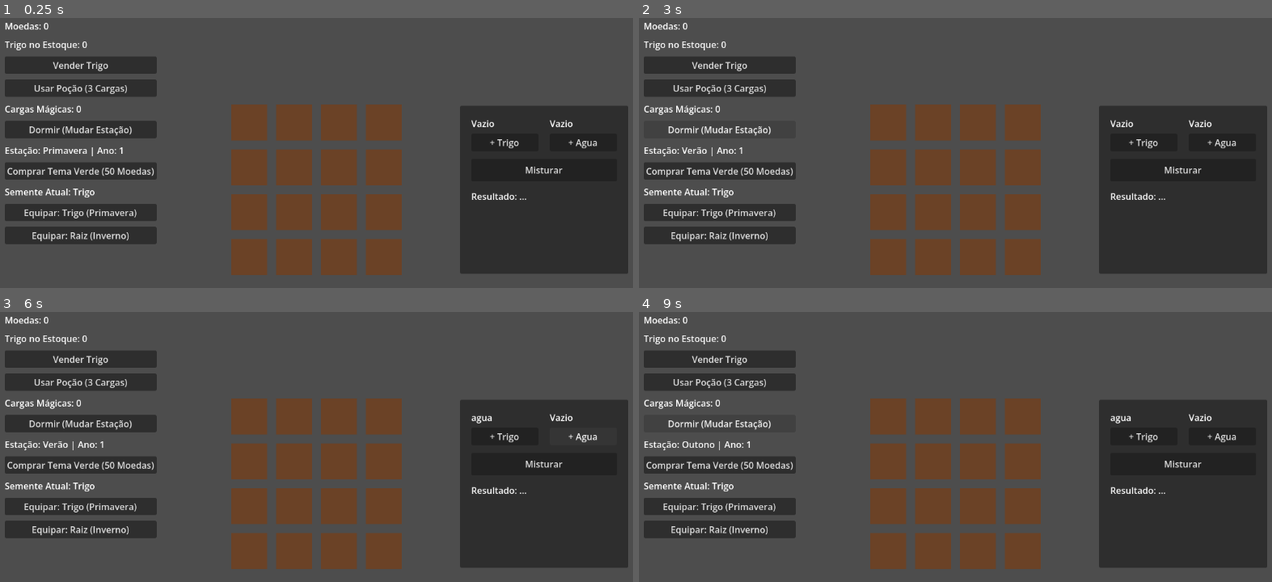
Above: before the commit, frames 1-4 (two rows, left to right).
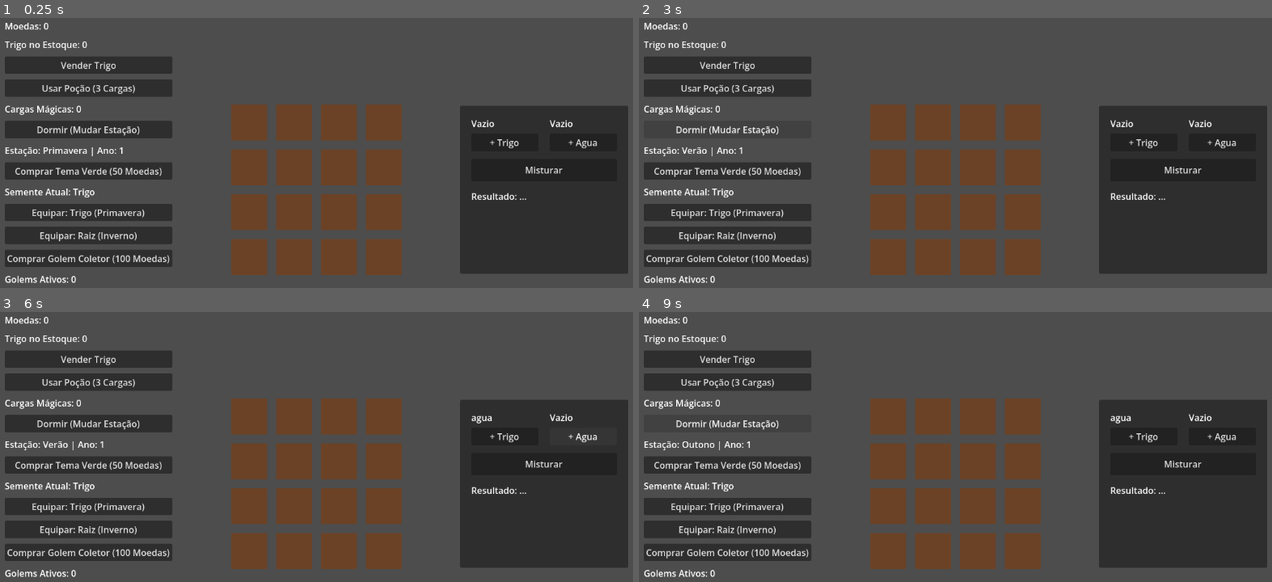
Above: after the commit, the same moments.

Repository: LeandroSatsuki/Cauldron-Crops
Game: Godot game, scene res://Scenes/Main.tscn
Same seed, same stepped clock (60 frames per second), same inputs: the game is played once before the commit and once after it.
Inputs (mouse positions are in pixels of both pictures, inside the frame that each line leads up to):
- Up to frame 1 (0.25 s): no input
- Up to frame 2 (3 s): click (727, 258) at 0.5 s, where only the run after the commit has a clickable "Comprar Golem Coletor (100 Mo…"; click "Vender Trigo" at 1.25 s; click "Usar Poção (3 Cargas)" at 2 s; click "Dormir (Mudar Estação)" at 2.75 s
- Up to frame 3 (6 s): click "Comprar Tema Verde (50 Moedas)" at 3.5 s; click "Equipar: Trigo (Primavera)" at 4.25 s; click "+ Trigo" at 5 s; click "+ Agua" at 5.75 s
- Up to frame 4 (9 s): click "Misturar" at 6.5 s; click "Vender Trigo" at 7.25 s; click "Usar Poção (3 Cargas)" at 8 s; click "Dormir (Mudar Estação)" at 8.75 s

The runs differ from the first frame. In frame 1, 4.3% of the frame differs, in the area x 0-28%, y 14-99%; in frame 2, 4.1%; in frame 3, 4.3%; in frame 4, 4.1%.

Commit message:
golem funcionando perfeitamente

Diff:
--- a/Scenes/UI.tscn
+++ b/Scenes/UI.tscn
@@ -55,3 +55,11 @@
 [node name="EquiparInvernoButton" type="Button" parent="LeftPanel"]
 layout_mode = 2
 text = "Equipar: Raiz (Inverno)"
+
+[node name="ComprarGolemButton" type="Button" parent="LeftPanel"]
+layout_mode = 2
+text = "Comprar Golem Coletor (100 Moedas)"
+
+[node name="GolemsLabel" type="Label" parent="LeftPanel"]
+layout_mode = 2
+text = "Golems Ativos: 0"
--- a/Scripts/EconomyManager.gd
+++ b/Scripts/EconomyManager.gd
@@ -1,6 +1,7 @@
 extends Node
 
 var moedas : int = 0
+var total_golems: int = 0
 
 func adicionar_moedas(quantidade: int) -> void:
 	moedas += quantidade
--- a/Scripts/FarmPlot.gd
+++ b/Scripts/FarmPlot.gd
@@ -17,6 +17,7 @@
 @onready var color_rect = $ColorRect
 
 func _ready() -> void:
+	add_to_group("lotes_terra")
 	# Configura o timer como one-shot e conecta o sinal de timeout
 	if timer:
 		timer.one_shot = true
--- /dev/null
+++ b/Scripts/GolemManager.gd
@@ -0,0 +1,16 @@
+extends Node
+
+var tempo_acumulado: float = 0.0
+
+func _process(delta: float) -> void:
+	if EconomyManager.total_golems > 0:
+		tempo_acumulado += delta
+		if tempo_acumulado >= 2.0:
+			tempo_acumulado = 0.0
+			_colher_automaticamente()
+
+func _colher_automaticamente() -> void:
+	var lotes = get_tree().get_nodes_in_group("lotes_terra")
+	for lote in lotes:
+		if lote.estado_atual == lote.State.PRONTO_PARA_COLHER:
+			lote._on_plot_clicked()
--- a/Scripts/UI.gd
+++ b/Scripts/UI.gd
@@ -11,6 +11,8 @@
 @onready var semente_label: Label = $LeftPanel/SementeLabel
 @onready var equipar_trigo_button: Button = $LeftPanel/EquiparTrigoButton
 @onready var equipar_inverno_button: Button = $LeftPanel/EquiparInvernoButton
+@onready var comprar_golem_button: Button = $LeftPanel/ComprarGolemButton
+@onready var golems_label: Label = $LeftPanel/GolemsLabel
 
 func _ready() -> void:
 	if vender_button:
@@ -25,6 +27,8 @@
 		equipar_trigo_button.pressed.connect(_on_equipar_trigo_button_pressed)
 	if equipar_inverno_button:
 		equipar_inverno_button.pressed.connect(_on_equipar_inverno_button_pressed)
+	if comprar_golem_button:
+		comprar_golem_button.pressed.connect(_on_comprar_golem_button_pressed)
 
 func _process(_delta: float) -> void:
 	if moedas_label:
@@ -36,6 +40,8 @@
 		cargas_label.text = "Cargas Mágicas: " + str(GlobalInventory.cargas_crescimento)
 	if season_label:
 		season_label.text = "Estação: " + SeasonManager.obter_nome_estacao() + " | Ano: " + str(SeasonManager.ano)
+	if golems_label:
+		golems_label.text = "Golems Ativos: " + str(EconomyManager.total_golems)
 
 func _on_vender_button_pressed() -> void:
 	if GlobalInventory.remover_item("trigo", 1):
@@ -62,3 +68,7 @@
 	GlobalInventory.semente_selecionada = "semente_inverno"
 	if semente_label:
 		semente_label.text = "Semente Atual: Raiz"
+
+func _on_comprar_golem_button_pressed() -> void:
+	if EconomyManager.remover_moedas(100):
+		EconomyManager.total_golems += 1
--- a/project.godot
+++ b/project.godot
@@ -21,6 +21,7 @@
 GlobalInventory="*uid://c1s8rdlc1baxi"
 EconomyManager="*res://Scripts/EconomyManager.gd"
 SeasonManager="*res://Scripts/SeasonManager.gd"
+GolemManager="*res://Scripts/GolemManager.gd"
 
 [physics]
 
Not shown, added: Scripts/GolemManager.gd.uid
